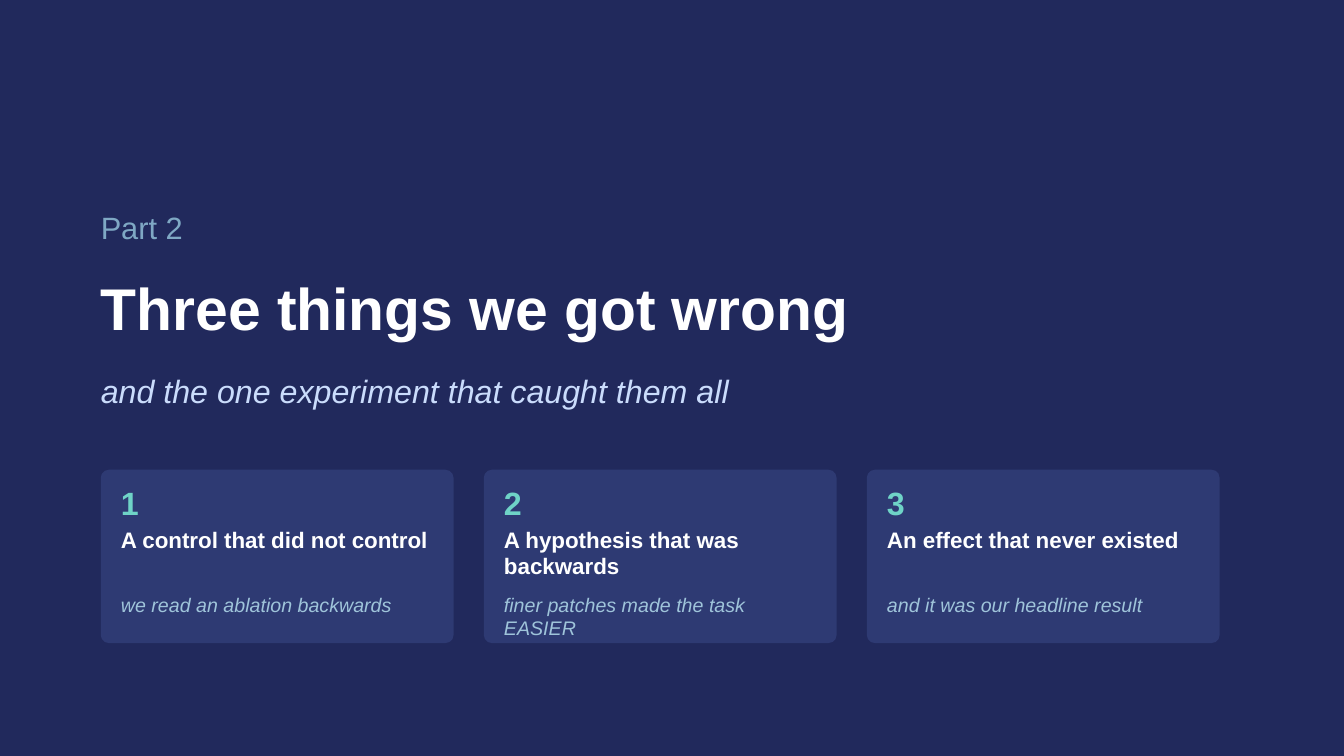
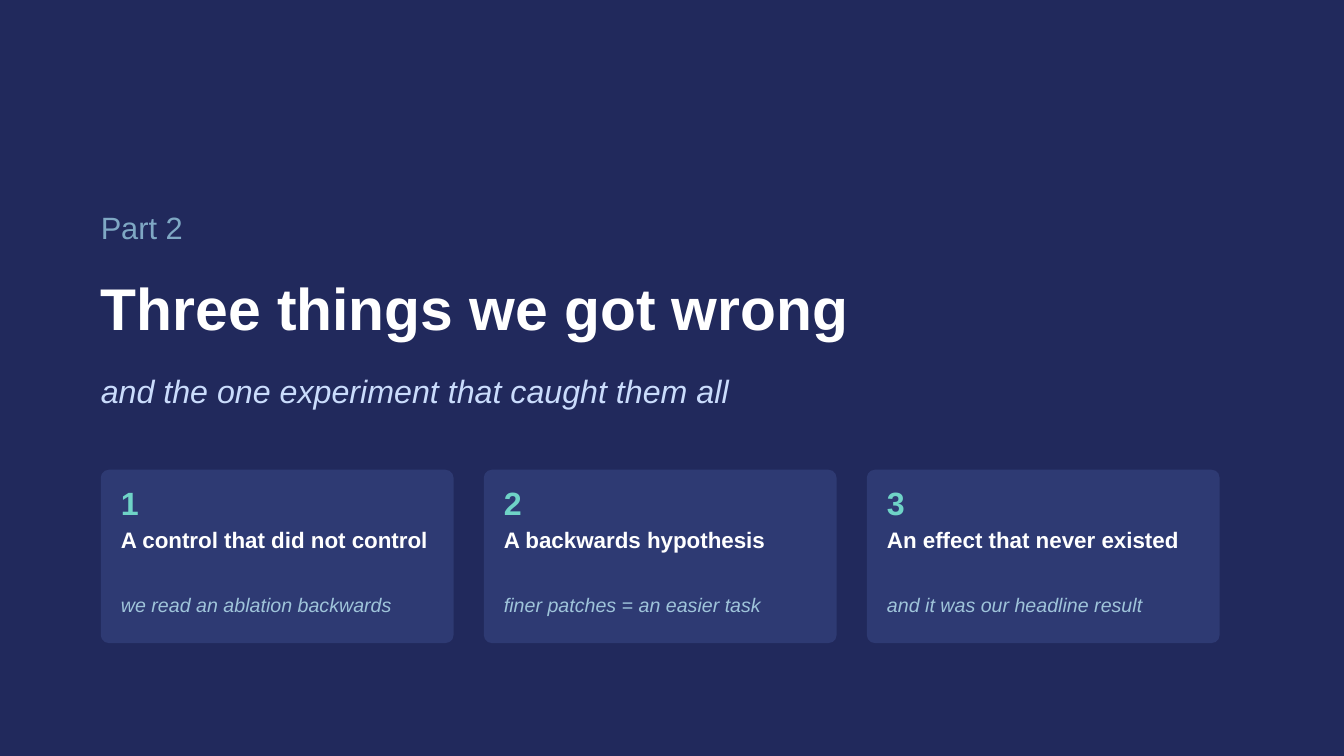
Before and after one commit to rama21094/NMR-Metabolomics-Foundational-Model, a slide deck: slide 15 of docs/Group_Meeting_2026-08-10.pptx. Drawn at 1344x756 pixels with LibreOffice and Linux fonts; fonts in the diff are those of the drawing. Boxes give left, top, right and bottom in pixels: in the first picture for what was removed or moved away, otherwise in the second. Text is boxed around its words. In the diff, an @@ line names an element or a change of style, - is before the commit and + after.

```diff
--- a/docs/Group_Meeting_2026-08-10.pptx
+++ b/docs/Group_Meeting_2026-08-10.pptx
@@ text at [504, 531, 765, 553]: text changed @@
-A hypothesis that was backwards
+A backwards hypothesis
@@ text at [504, 598, 761, 616]: text changed @@
-finer patches made the task EASIER
+finer patches = an easier task
```
Also in this commit, not shown: 1 other slide changed, 2 other files.
